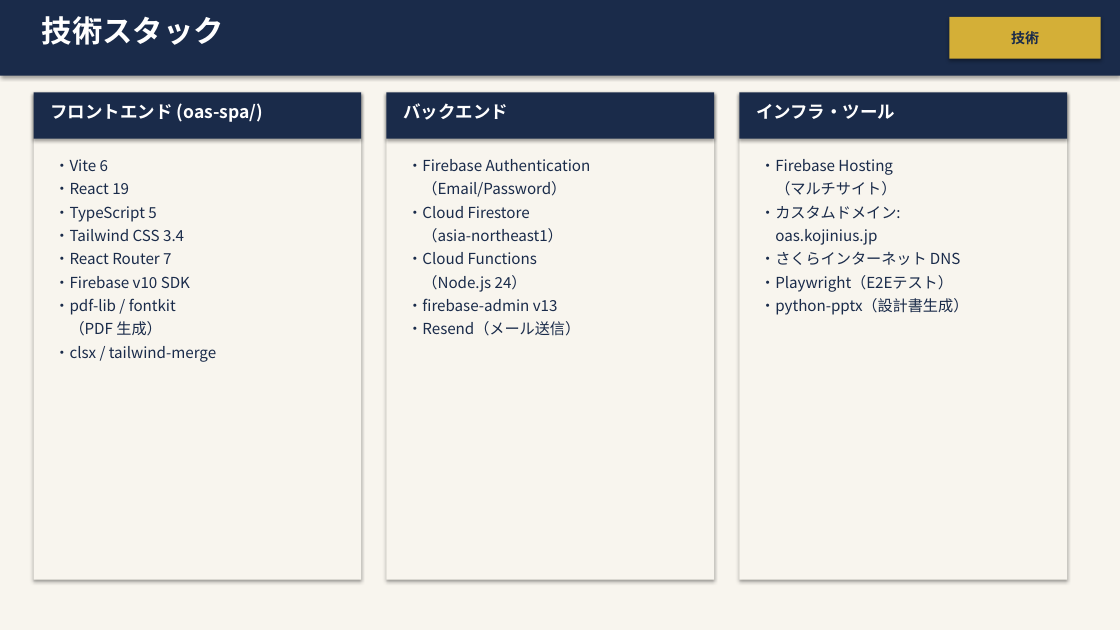
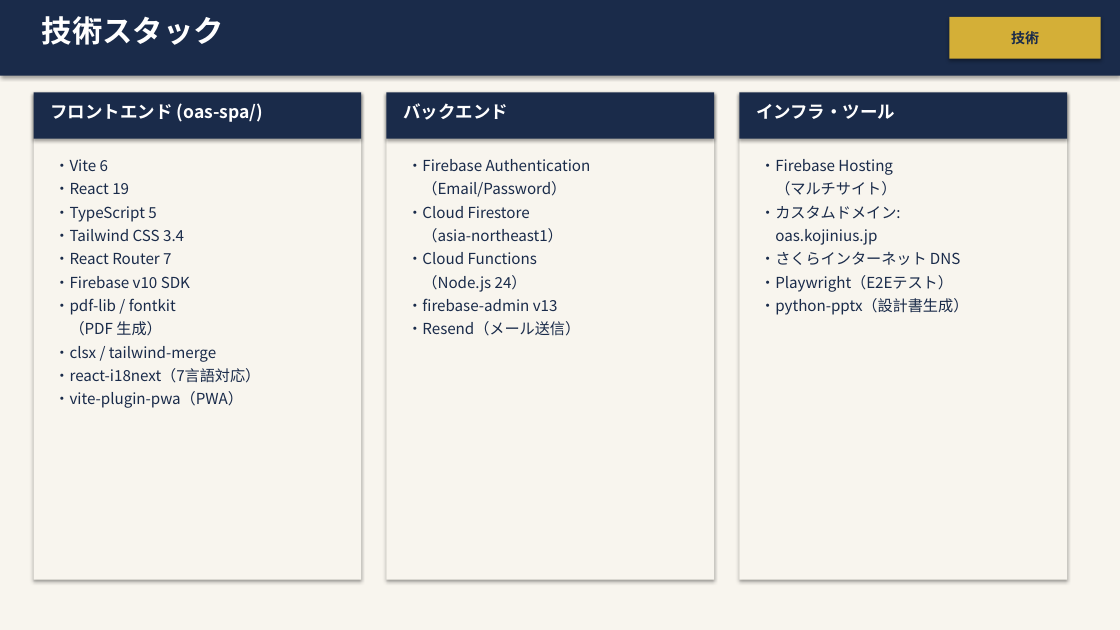
Before and after one commit to Kojinius/fukumoto-reservation, a slide deck: slide 5 of documents/specs/OnlineAppointSystem_詳細設計書.pptx. Drawn at 1120x630 pixels with LibreOffice and Linux fonts; fonts in the diff are those of the drawing. Boxes give left, top, right and bottom in pixels: in the first picture for what was removed or moved away, otherwise in the second. Text is boxed around its words. In the diff, an @@ line names an element or a change of style, - is before the commit and + after.

```diff
--- a/documents/specs/OnlineAppointSystem_詳細設計書.pptx
+++ b/documents/specs/OnlineAppointSystem_詳細設計書.pptx
@@ text at (x1=54, y1=368, x2=260, y2=408): paragraphs added @@
+・react-i18next（7言語対応）
+・vite-plugin-pwa（PWA）
```
Also in this commit, not shown: 11 other slides changed, 6 slides added, 47 other files.
